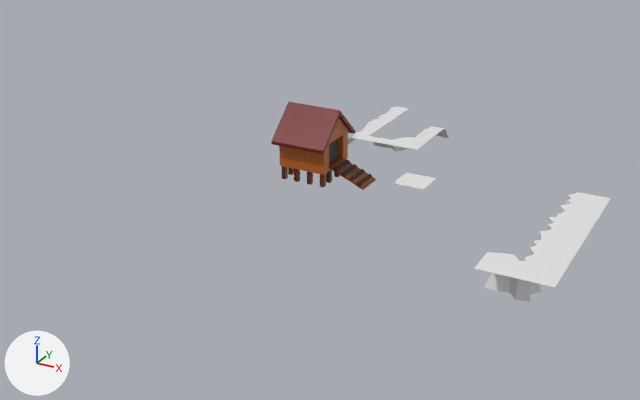
The Blender file Blender/duck.blend as it was, and as the next commit left it.
One viewpoint serves both versions: a 50 mm lens placed at (26.0, -46.4, 21.5), pointed at (2.2, -3.3, 0.0). Arrows for +X, +Y and +Z are at lower left; the lights stay in place.
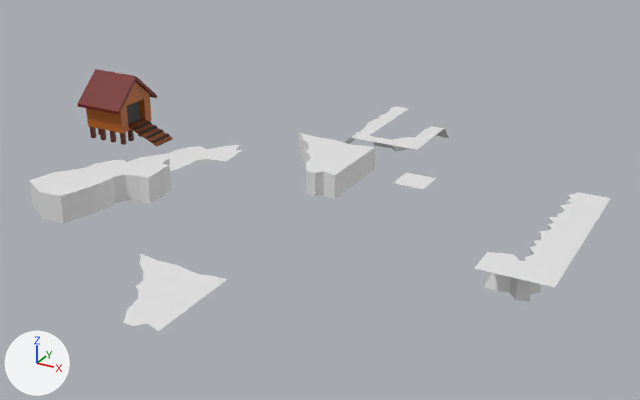
The change, as JSON lines over the scene's bpy script:
```json
{"op": "add", "block": "me_plane_004", "code": ["me_plane_004 = bpy.data.meshes.new('Plane.004')", "me_plane_004.from_pydata(...)  # 44 vertices, 24 faces; spans x -2.74..3.0, y -3.0..2.85, z 0.0..1.55"]}
{"op": "add", "block": "me_plane_003", "code": ["me_plane_003 = bpy.data.meshes.new('Plane.003')", "me_plane_003.from_pydata(...)  # 28 vertices, 1 face; spans x -3.19..2.65, y -5.4..2.42, z 0.0"]}
{"op": "add", "block": "me_plane_002", "code": ["me_plane_002 = bpy.data.meshes.new('Plane.002')", "me_plane_002.from_pydata(...)  # 56 vertices, 30 faces; spans x -3.19..2.65, y -5.4..2.42, z 0.0..1.69"]}
{"op": "add", "block": "me_plane_001", "code": ["me_plane_001 = bpy.data.meshes.new('Plane.001')", "me_plane_001.from_pydata(...)  # 22 vertices, 1 face; spans x -2.74..3.0, y -3.0..2.85, z 0.0"]}
{"op": "set", "path": "ob_cube_002.location", "old": "(0.0, 0.0, 0.0)", "new": "(-16.0, 0.0, 0.0)"}
{"op": "add", "block": "ob_plane_004", "code": ["ob_plane_004 = bpy.data.objects.new('Plane.004', me_plane_004)", "ob_plane_004.location = (0.0, 0.0, 0.0)"]}
{"op": "add", "block": "ob_plane_003", "code": ["ob_plane_003 = bpy.data.objects.new('Plane.003', me_plane_003)", "ob_plane_003.location = (-9.0, 0.0, 0.0)"]}
{"op": "add", "block": "ob_plane_002", "code": ["ob_plane_002 = bpy.data.objects.new('Plane.002', me_plane_002)", "ob_plane_002.location = (-9.0, -8.0, 0.0)"]}
{"op": "add", "block": "ob_plane_001", "code": ["ob_plane_001 = bpy.data.objects.new('Plane.001', me_plane_001)", "ob_plane_001.location = (0.0, -17.0, 0.0)"]}
```

Location of each change, (x1, y1, x2, y2) in pixels of the pictures (640 x 400 px):
```json
{"object": "Cube.002", "change": "moved", "before": [271, 102, 376, 190], "after": [78, 69, 173, 146]}
{"object": "Plane.002", "change": "added", "after": [29, 158, 171, 223]}
{"object": "Plane.001", "change": "added", "after": [123, 254, 228, 331]}
{"object": "Plane.004", "change": "added", "after": [299, 133, 375, 199]}
{"object": "Plane.003", "change": "added", "after": [128, 145, 243, 171]}
```
